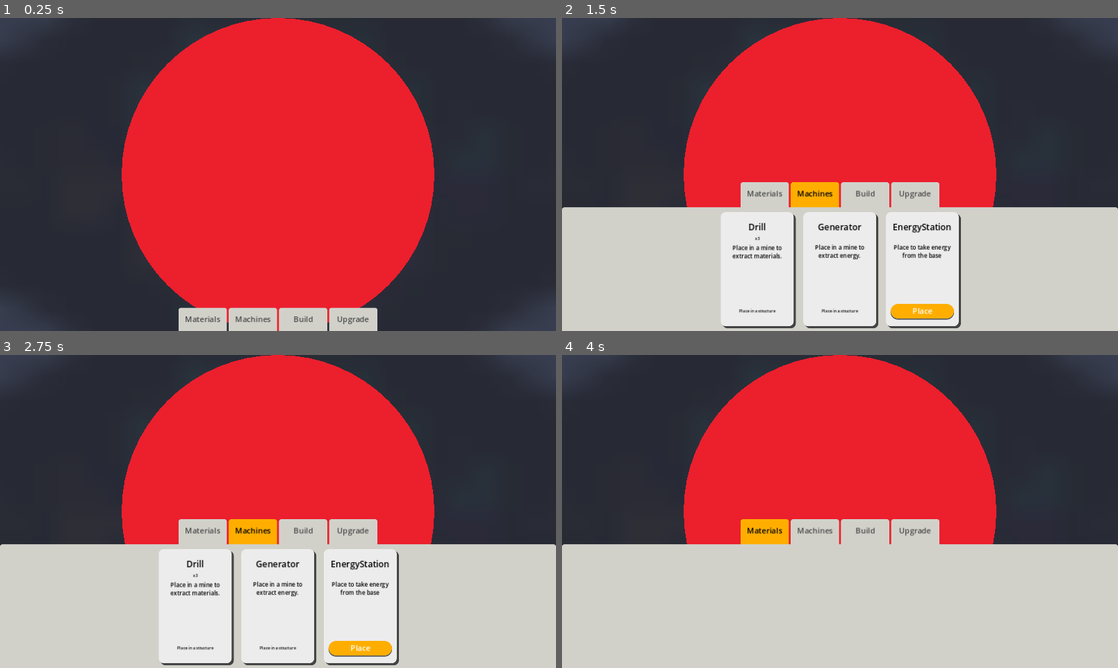
Above: before the commit, frames 1-4 (two rows, left to right).
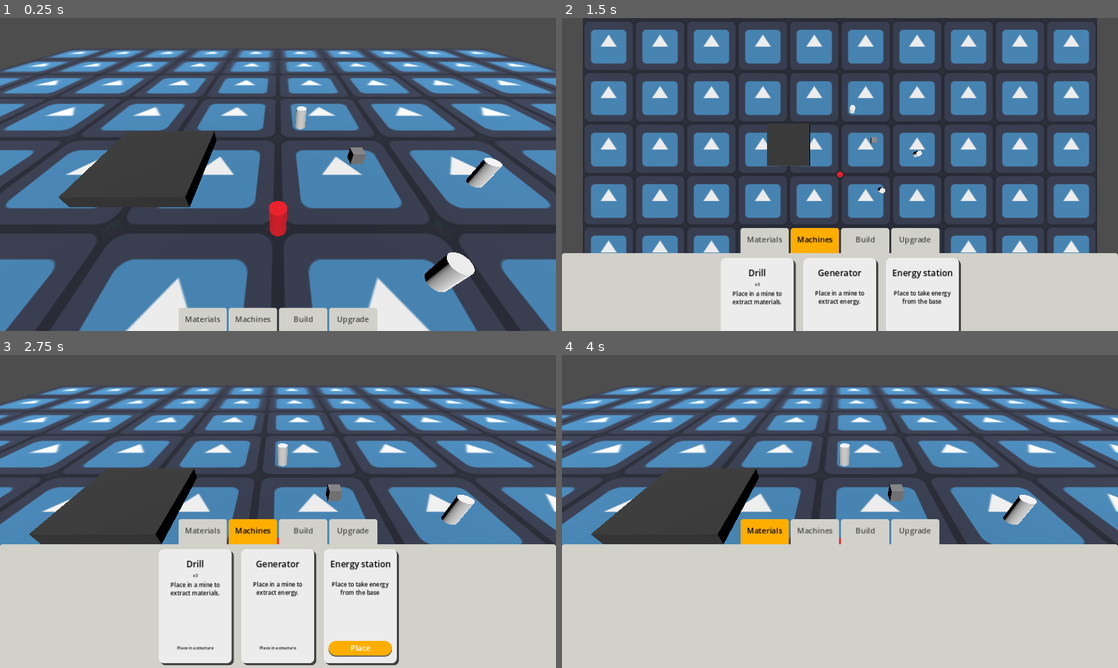
Above: after the commit, the same moments.

Repository: angelR0G/GameOff2024
Game: Godot game, scene res://other_objects/map.tscn
Same seed, same stepped clock (60 frames per second), same inputs: the game is played once before the commit and once after it. The engine's default icon, where the game draws it, is replaced by a stand-in: a white triangle on a blue panel in a dark square.
Inputs (mouse positions are in pixels of both pictures, inside the frame that each line leads up to):
- Up to frame 1 (0.25 s): no input
- Up to frame 2 (1.5 s): click "Machines" at 0.5 s; click "Place" at 1.25 s
- Up to frame 3 (2.75 s): move the mouse to (400, 495) at 2.02 s; hold D (right) from 2.03 s (still down); hold E (interact) from 2.03 s (still down); click (400, 495) at 2.17 s
- Up to frame 4 (4 s): move the mouse to (728, 527) at 2.77 s; release D (right) at 2.78 s; release E (interact) at 2.78 s; hold Q (back) 2.78-3.5 s; tap E (interact) at 2.85 s; click (728, 527) at 2.92 s; click "Materials" at 3.5 s

The runs differ from the first frame. In frame 1, 88% of the frame differs, in the area x 0-100%, y 0-100%; in frame 2, 71%; in frame 3, 52%; in frame 4, 52%.
Error before the commit: Invalid assignment of property or key 'global_position' with value of type 'Vector3' on a base object of type 'Nil'. (res://other_objects/build_mode.gd:26)

Commit message:
feat: connect build mode to ui

Diff:
--- a/other_objects/build_mode.gd
+++ b/other_objects/build_mode.gd
@@ -2,13 +2,28 @@
 
 var machine_to_place:Machine
 var machine_placed:bool = false
+var build_mode_active:bool = false
 
+@onready var camera 		:Camera3D= $Camera3D
 @onready var preview_machine: MeshInstance3D = $PreviewMachine
+
+signal build_mode_exited
+
+func _ready() -> void:
+	camera.current = false
 
 func enter_build_mode(machine:Machine):
 	machine_to_place = machine
+	camera.current = true
 	preview_machine.mesh = machine.get_machine_mesh()
 	machine_placed = false
+	build_mode_active = true
+
+func exit_build_mode() -> void:
+	camera.current = false
+	machine_placed = true
+	build_mode_active = false
+	build_mode_exited.emit()
 
 
 func _process(_delta: float) -> void:
@@ -17,11 +32,20 @@
 		preview_machine.global_position = Vector3(mouse_position.x, 0, mouse_position.y)
 
 func _input(event: InputEvent) -> void:
-	if event is InputEventMouseButton:
-		place_machine_at_position(event.position)
+	if build_mode_active:
+		if event is InputEventMouseButton:
+			place_machine_at_position(event.position)
+		if event.is_action_pressed("back"):
+			exit_build_mode()
 
 
+
+
+#TODO: Check if can be placed
 func place_machine_at_position(position:Vector2) -> bool:
 	machine_placed = true
+	var machine :Machine= Player.Instance.machines.remove_machine_by_type(machine_to_place._type)
+	get_tree().root.add_child(machine)
 	machine_to_place.global_position = Vector3(position.x, 0, position.y)
+	exit_build_mode()
 	return true
--- a/other_objects/build_mode.tscn
+++ b/other_objects/build_mode.tscn
@@ -6,7 +6,6 @@
 script = ExtResource("1_063hw")
 
 [node name="Camera3D" type="Camera3D" parent="."]
-transform = Transform3D(1, 0, 0, 0, -4.37114e-08, 1, 0, -1, -4.37114e-08, 0, 7, 0)
-projection = 1
+transform = Transform3D(1, 0, 0, 0, -4.37114e-08, 1, 0, -1, -4.37114e-08, 0, 39.6379, 0)
 
 [node name="PreviewMachine" type="MeshInstance3D" parent="."]
--- a/other_objects/player.gd
+++ b/other_objects/player.gd
@@ -10,7 +10,7 @@
 var materials :MaterialContainer = MaterialContainer.new()
 
 @onready var camera 		:= $Camera3D
-@onready var hud := $Hud
+@onready var hud :Hud = $Hud
 
 var target_velocity := Vector3.ZERO
 var available_interactions :Array[InteractionCollider] = []
--- a/ui/hud.gd
+++ b/ui/hud.gd
@@ -101,11 +101,8 @@
 		var new_machine_icon :MachineInventoryIcon = MACHINE_INV_ICON.instantiate()
 
 		machines_inv_container.add_child(new_machine_icon)
-		new_machine_icon.set_machine_name(machine.name)
-		new_machine_icon.set_machine_description(machine.description)
+		new_machine_icon.set_machine(machine)
 		new_machine_icon.set_machine_amount(player_machines[machine])
-		new_machine_icon.set_machine_placeable(machine.can_be_placed_on_world, "Place in a structure")
-
 
 # # #
 # Build menu
--- a/ui/machine_inventory_icon.gd
+++ b/ui/machine_inventory_icon.gd
@@ -1,4 +1,6 @@
 class_name MachineInventoryIcon extends AspectRatioContainer
+
+var machine:Machine
 
 @onready var name_label := $MachineIcon/MarginContainer/VBoxContainer/MarginContainer/VBoxContainer/MachineNameLabel
 @onready var amount_label := $MachineIcon/MarginContainer/VBoxContainer/MarginContainer/VBoxContainer/AmountLabel
@@ -24,3 +26,18 @@
 
 func set_machine_amount(amount:int) -> void:
 	amount_label.text = "" if amount <= 1 else "x" + str(amount)
+
+func set_machine(new_machine:Machine) ->void:
+	machine = new_machine
+	set_machine_name(machine.machine_name)
+	set_machine_description(machine.description)
+	set_machine_placeable(machine.can_be_placed_on_world, "Place in a structure")
+
+
+func enter_build_mode() -> void:
+	BUILDMODE.enter_build_mode(machine)
+	Player.Instance.input_disabled = true
+	Player.Instance.hud.set_menu_visibility(false)
+	await BUILDMODE.build_mode_exited
+	Player.Instance.input_disabled = false
+	Player.Instance.hud.set_menu_visibility(true)
--- a/ui/machine_inventory_icon.tscn
+++ b/ui/machine_inventory_icon.tscn
@@ -92,3 +92,5 @@
 horizontal_alignment = 1
 vertical_alignment = 1
 autowrap_mode = 2
+
+[connection signal="pressed" from="MachineIcon/MarginContainer/VBoxContainer/MarginContainer2/PlaceButton" to="." method="enter_build_mode"]
